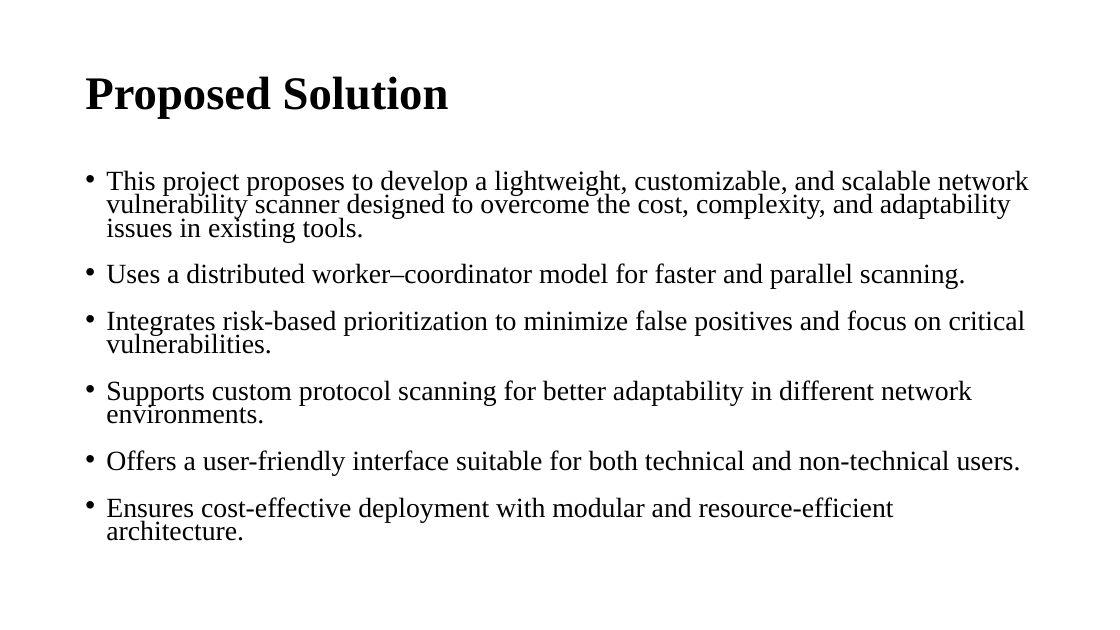
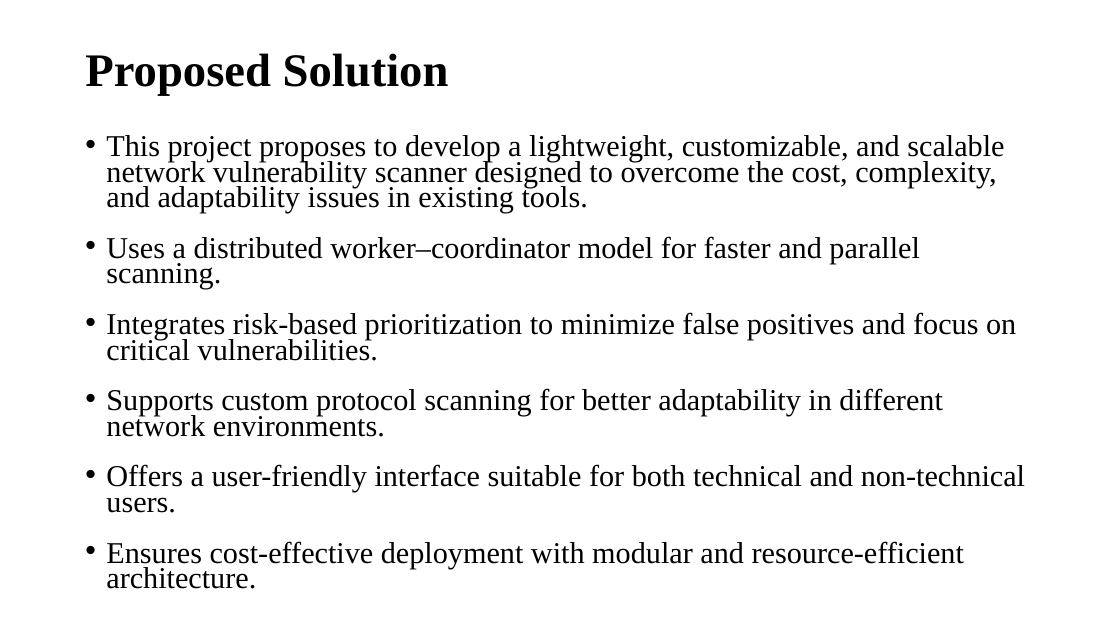
Before and after one commit to nazeer77718/securecloud-sharing-system, a slide deck: slide 19 of Stage-1_Project_Review-2.pptx. Drawn at 1120x630 pixels with LibreOffice and Linux fonts; fonts in the diff are those of the drawing. Boxes give left, top, right and bottom in pixels: in the first picture for what was removed or moved away, otherwise in the second. Text is boxed around its words. In the diff, an @@ line names an element or a change of style, - is before the commit and + after.

```diff
--- a/Stage-1_Project_Review-2.pptx
+++ b/Stage-1_Project_Review-2.pptx
@@ title "Proposed Solution": place and size @@
-title "Proposed Solution" at box(85, 76, 449, 119)
+title "Proposed Solution" at box(85, 53, 449, 96)
@@ text "This project proposes to develop ...": place and size @@
-text "This project proposes to develop ..." at box(106, 170, 1029, 541)
+text "This project proposes to develop ..." at box(106, 135, 1025, 589)
@@ text "This project proposes to develop ..." at box(106, 135, 1025, 589): size 23.8 to 25.9 pt @@
```
Also in this commit, not shown: 4 other slides changed, 2 other files.
